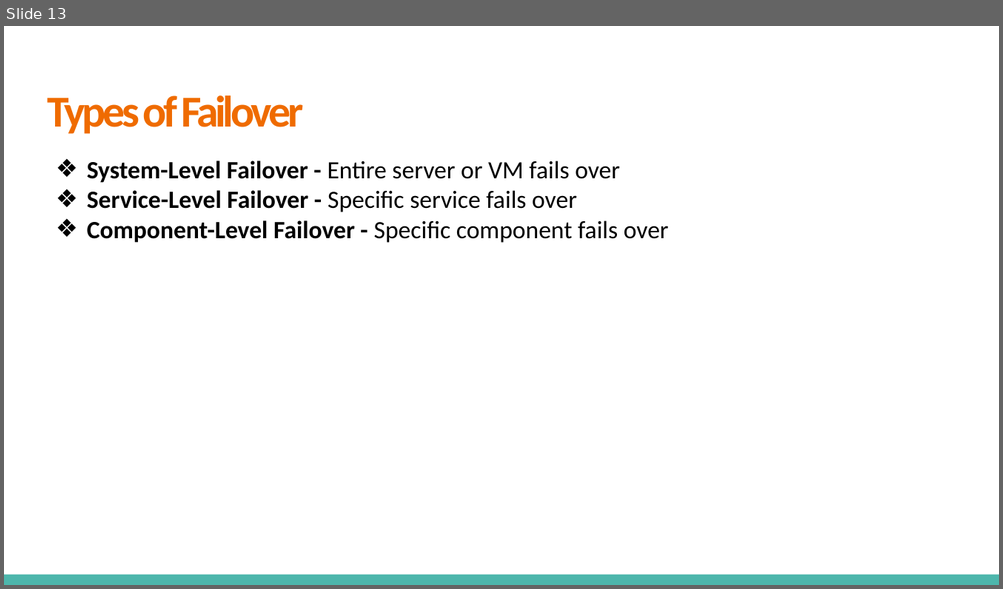
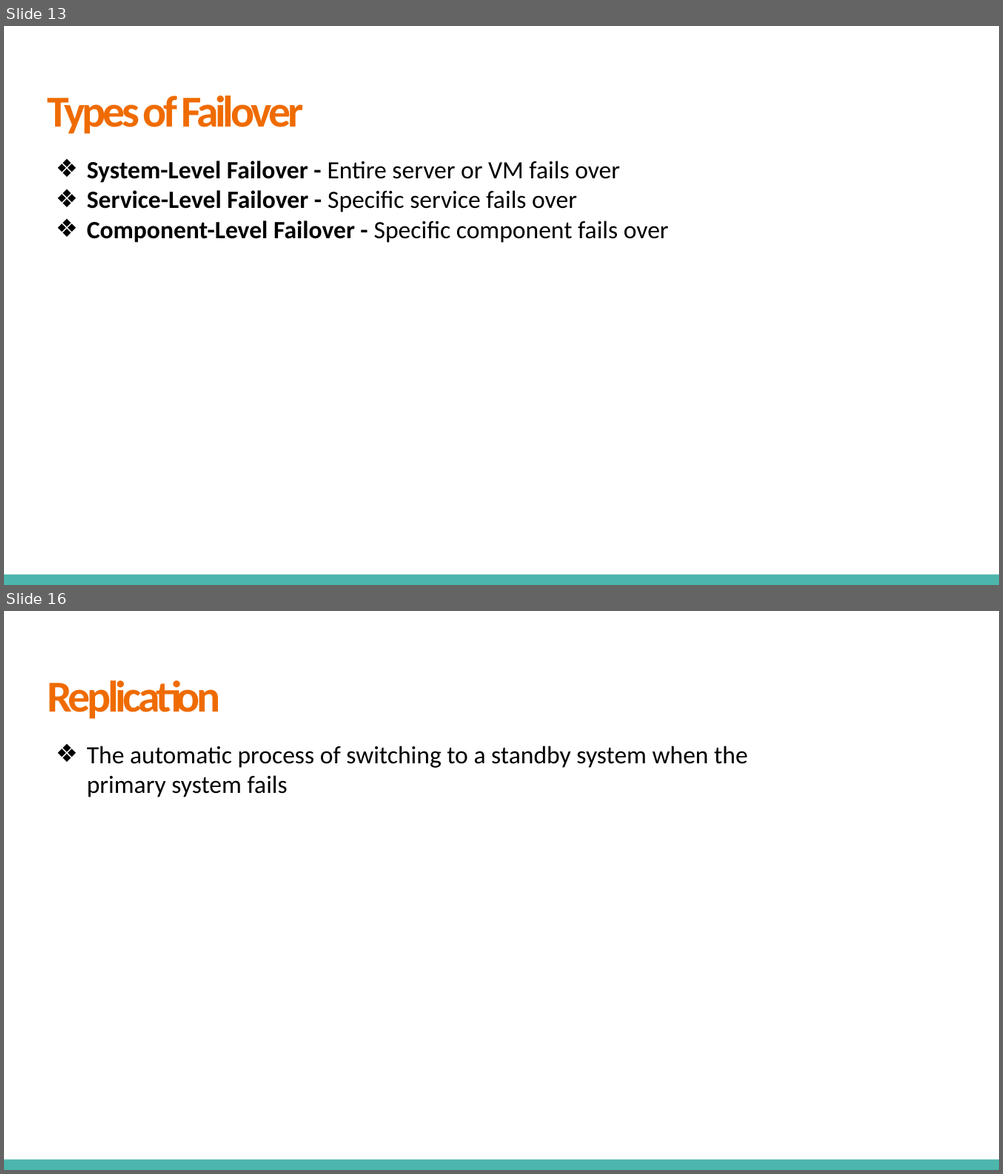
Before and after one commit to VikashChauhan51/system-design, a slide deck: High Level System Design/Fundamentals/2. Attributes of Distributed Systems/Attributes of Distributed Systems.pptx. Shown one above the other, each under a label of ours: slide 13 before the commit, slides 13 and 16 after it; the slides between them are not shown. The pictures are 1003x589 and 1003x1174 pixels, drawn with LibreOffice and Linux fonts; fonts in the diff are those of the drawing. Boxes give left, top, right and bottom in pixels: in the first picture for what was removed or moved away, otherwise in the second. Text is boxed around its words. In the diff, an @@ line names an element or a change of style, - is before the commit and + after.

Commit message:
Distributed System Theorems and  Data Structures

```diff
--- a/High Level System Design/Fundamentals/2. Attributes of Distributed Systems/Attributes of Distributed Systems.pptx
+++ b/High Level System Design/Fundamentals/2. Attributes of Distributed Systems/Attributes of Distributed Systems.pptx
@@ slide 16 added at [4,611,999,1170], background #FFFFFF; not listed: 1 template element that a slide beside it also shows @@
@@ title added at [47,681,220,719], 32 pt, text #EF6B00, bold @@
+Replication
@@ text added at [87,746,748,797], 18 pt, text #000000 @@
+❖ The automatic process of switching to a standby system when the primary system fails
```
Also in this commit, not shown: 2 slides changed, 18 other slides added, 2 other files.
